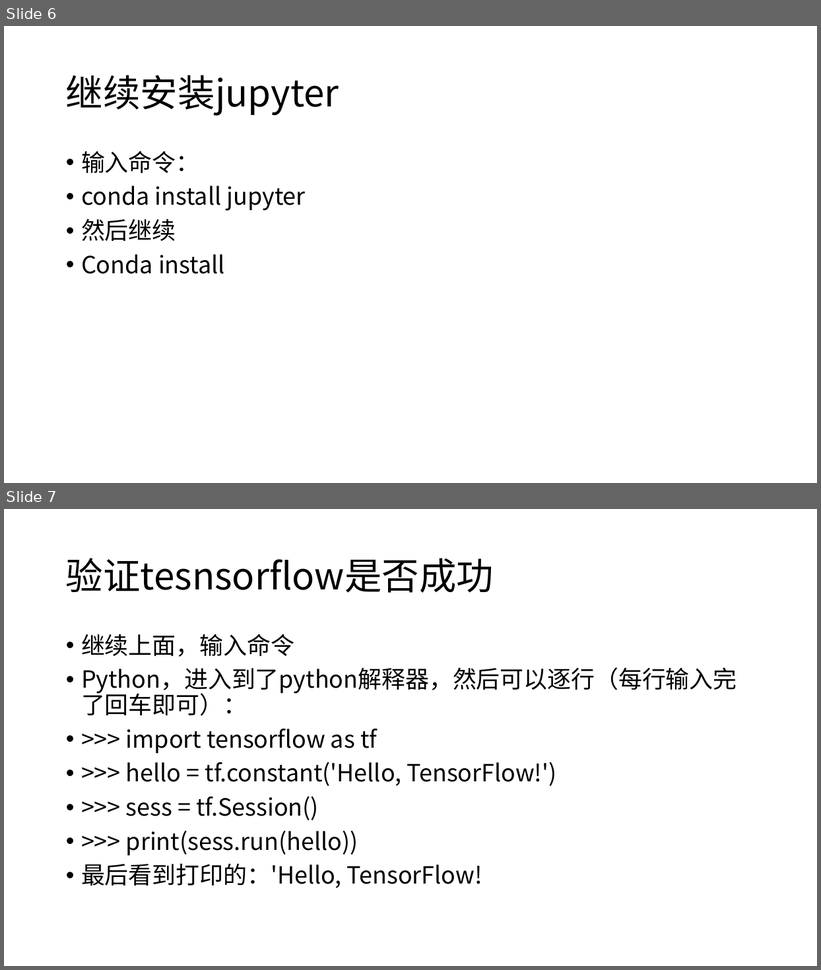
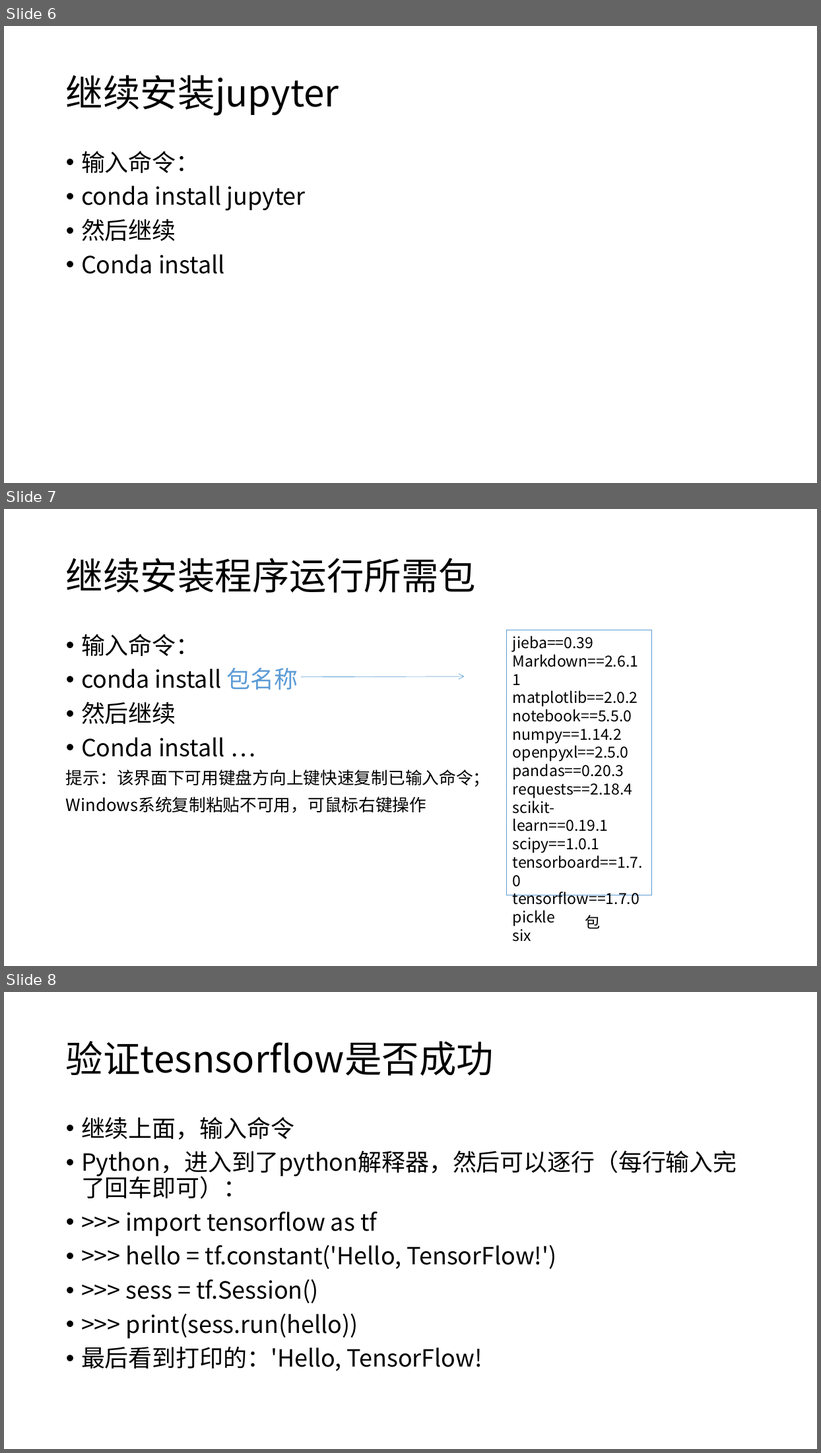
Before and after one commit to AIED-ECNU/googlecamp_code, a slide deck: 环境软件安装配置.pptx. Shown one above the other, each under a label of ours: slides 6 and 7 before the commit, slides 6, 7 and 8 after it. The pictures are 821x970 and 821x1453 pixels, drawn with LibreOffice and Linux fonts; fonts in the diff are those of the drawing. Boxes give left, top, right and bottom in pixels: in the first picture for what was removed or moved away, otherwise in the second. Text is boxed around its words. In the diff, an @@ line names an element or a change of style, - is before the commit and + after.

```diff
--- a/环境软件安装配置.pptx
+++ b/环境软件安装配置.pptx
@@ slide 7 added at (x1=4, y1=509, x2=817, y2=966), background #FFFFFF @@
@@ title added at (x1=66, y1=558, x2=476, y2=593), 44 pt, text #000000 @@
+继续安装程序运行所需包
@@ text added at (x1=66, y1=634, x2=490, y2=813), 20 pt, text #000000 @@
+• 输入命令：
+• conda install 包名称
+• 然后继续
+• Conda install …
+提示：该界面下可用键盘方向上键快速复制已输入命令；
+Windows系统复制粘贴不可用，可鼠标右键操作
@@ rectangle added at (x1=507, y1=630, x2=652, y2=895), outline #5B9BD5 0.75 pt, 18 pt, text #000000 @@
+jieba==0.39
+Markdown==2.6.11
+matplotlib==2.0.2
+notebook==5.5.0
+numpy==1.14.2
+openpyxl==2.5.0
+pandas==0.20.3
+requests==2.18.4
+scikit-learn==0.19.1
+scipy==1.0.1
+tensorboard==1.7.0
+tensorflow==1.7.0
+pickle
+six
@@ arrow added from (301, 677) to (465, 677), #5B9BD5 0.5 pt @@
@@ text added at (x1=585, y1=915, x2=601, y2=929), 18 pt, text #000000 @@
+包
@@ what was slide 7 is now slide 8 @@
```
Also in this commit, not shown: 1 slide changed.
